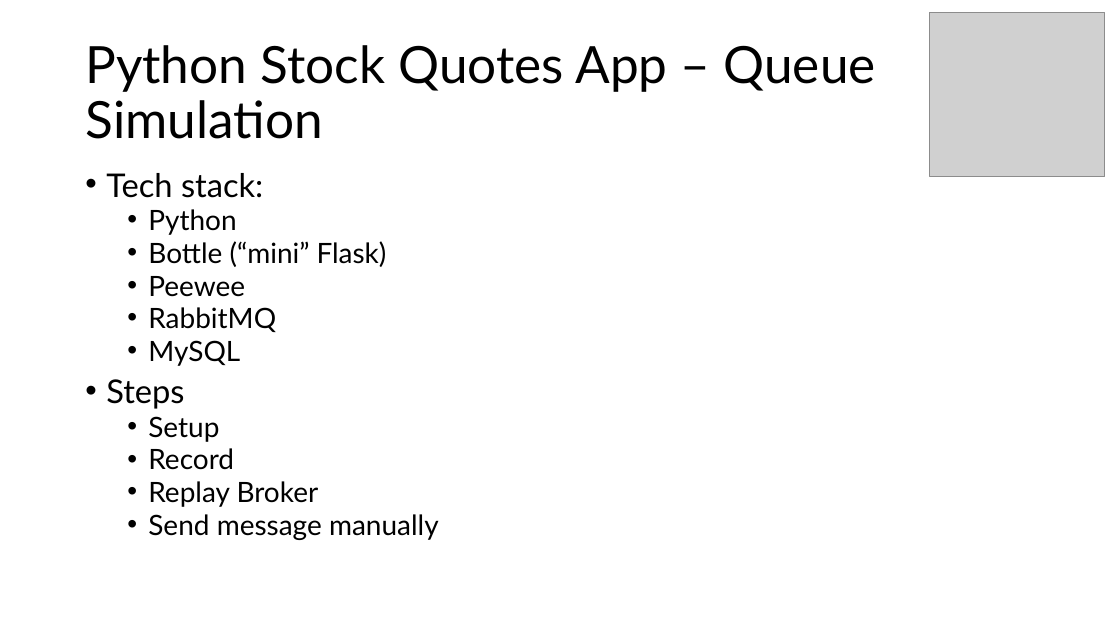
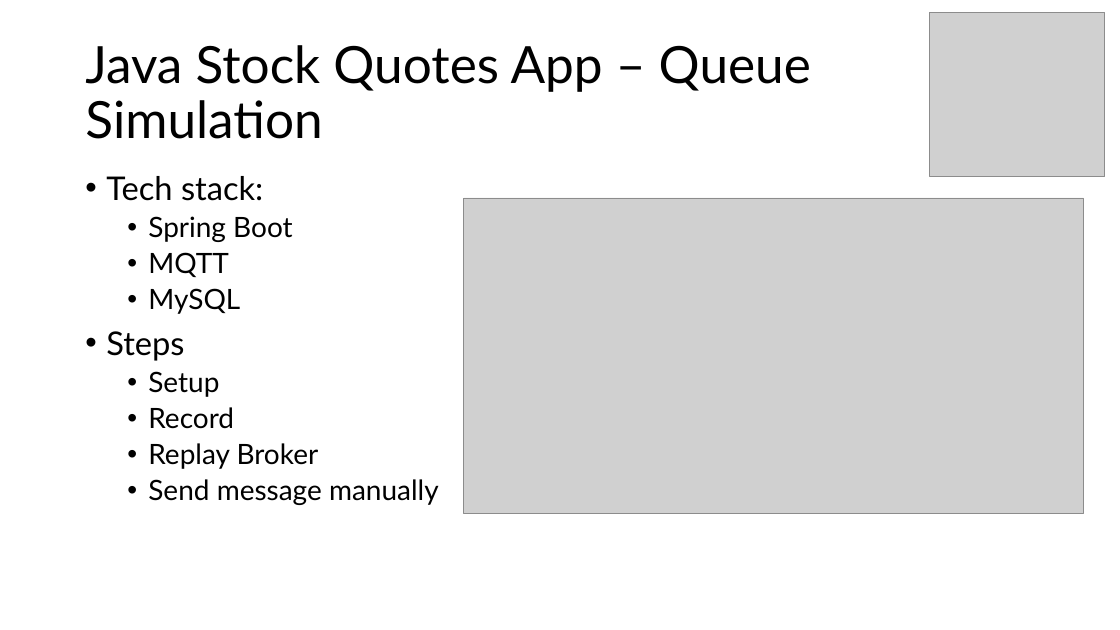
Before and after one commit to kendarorg/the-protocol-master-samples, a slide deck: slide 7 of The Protocol Master.pptx. Drawn at 1120x630 pixels with LibreOffice and Linux fonts; fonts in the diff are those of the drawing; grey boxes stand for pictures. Boxes give left, top, right and bottom in pixels: in the first picture for what was removed or moved away, otherwise in the second. Text is boxed around its words. In the diff, an @@ line names an element or a change of style, - is before the commit and + after.

Commit message:
PPT update

```diff
--- a/The Protocol Master.pptx
+++ b/The Protocol Master.pptx
@@ title at [85, 45, 811, 139]: text changed @@
-Python Stock Quotes App – Queue Simulation
+Java Stock Quotes App – Queue Simulation
@@ text at [106, 176, 439, 505]: line spacing 0.8 to 0.9 @@
@@ picture added at [464, 198, 1084, 513] @@
@@ text at [148, 216, 292, 277]: text changed @@
-  • Python
-  • Bottle (“mini” Flask)
-  • Peewee
-  • RabbitMQ
+  • Spring Boot
+  • MQTT
```
Also in this commit, not shown: 5 other slides changed.
